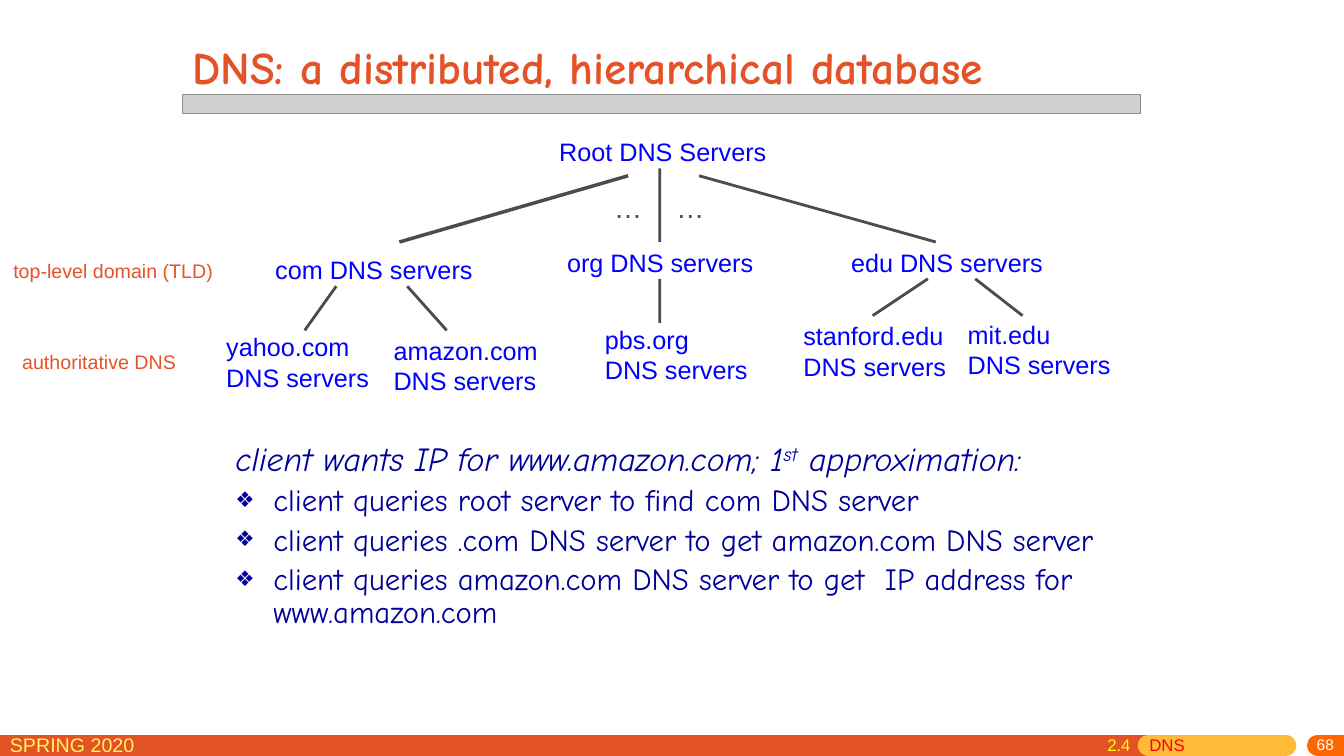
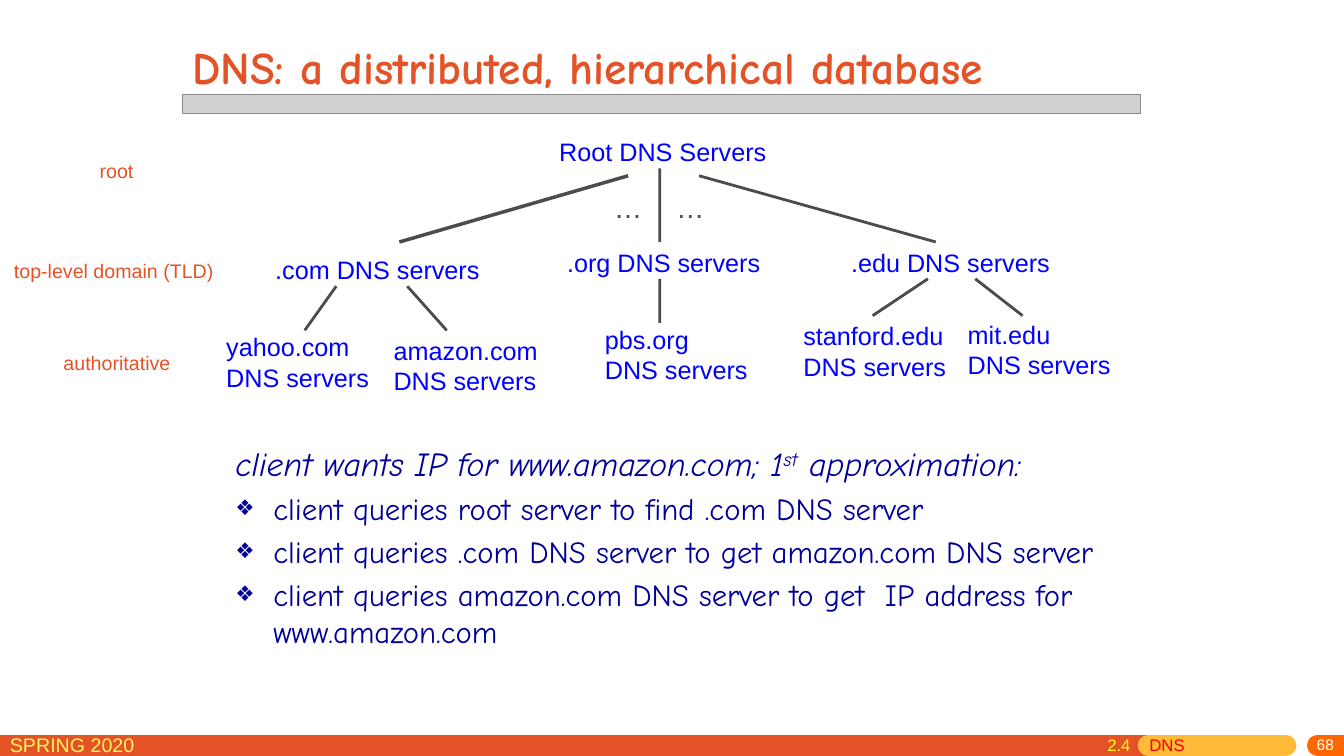
Before and after one commit to network-distributed/presentations, a slide deck: slide 68 of chapter2.pptx. Drawn at 1344x756 pixels with LibreOffice and Linux fonts; fonts in the diff are those of the drawing; grey boxes stand for pictures. Boxes give left, top, right and bottom in pixels: in the first picture for what was removed or moved away, otherwise in the second. Text is boxed around its words. In the diff, an @@ line names an element or a change of style, - is before the commit and + after.

```diff
--- a/chapter2.pptx
+++ b/chapter2.pptx
@@ text added at [100,165,134,178], 14 pt, text #E45327 @@
+root
@@ text "top-level domain (TLD)" at [14,263,213,282]: alignment left to centre @@
@@ text at [275,261,480,280]: text changed @@
-com DNS servers
+.com DNS servers
@@ text at [567,254,761,277]: text changed @@
-org DNS servers
+.org DNS servers
@@ text at [851,253,1050,273]: text changed @@
-edu DNS servers
+.edu DNS servers
@@ text at [63,355,170,370]: text changed @@
-authoritative DNS
+authoritative
@@ text at [235,453,1093,644]: line spacing 0.9 to 1 @@
@@ text at [273,499,923,526]: text changed @@
-❖ client queries root server to find com DNS server
+❖ client queries root server to find .com DNS server
```
Also in this commit, not shown: 18 other slides changed, 1 slide added, 1 other file.
